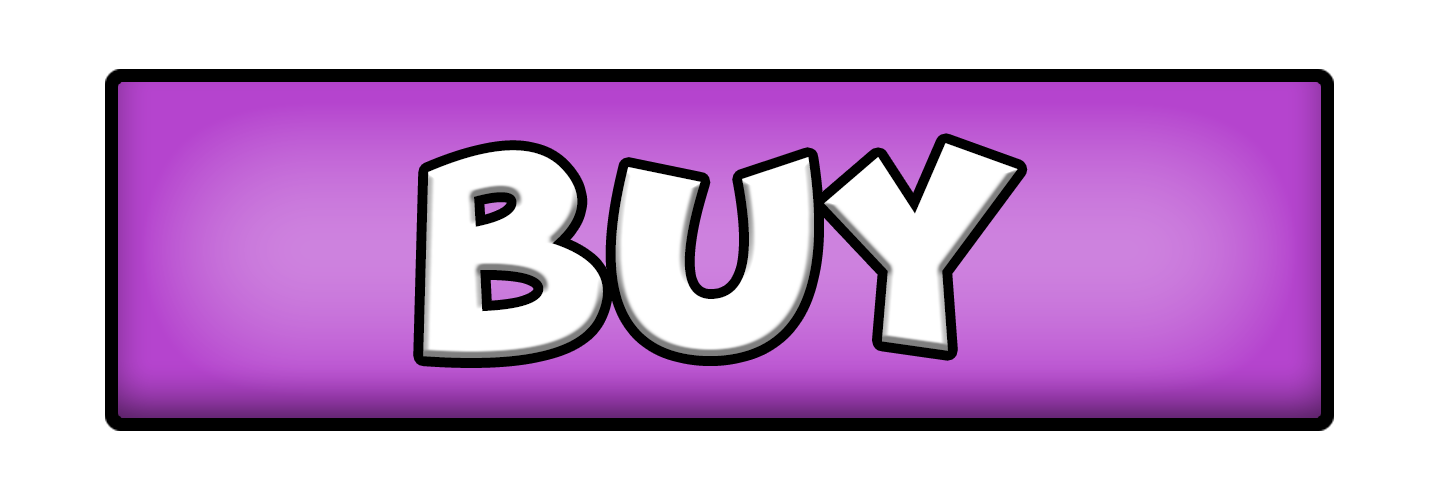
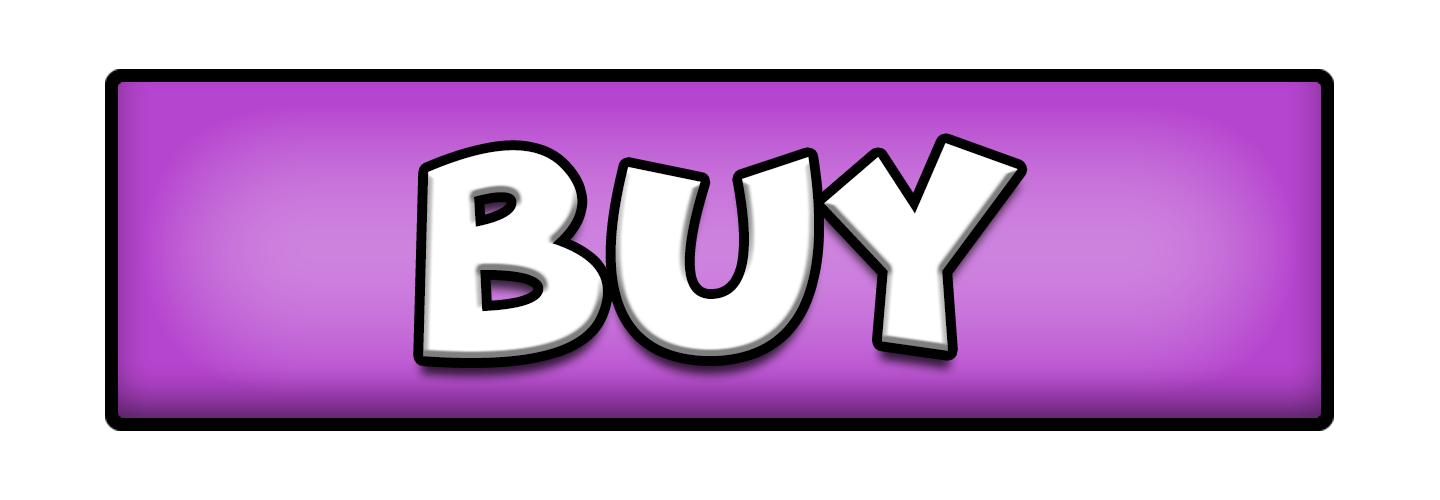
Comparing the layer stacks of the two 1440x500 images. Changes:
pixels changed over [412, 177, 1027, 385] (layer not identified)
